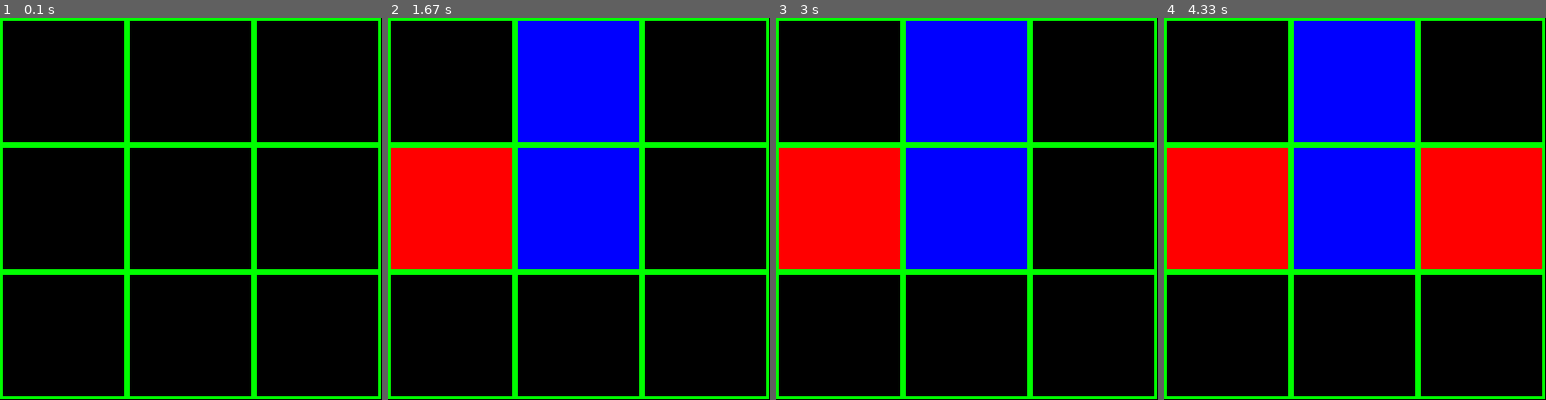
Above: before the commit, frames 1-4 (left to right).
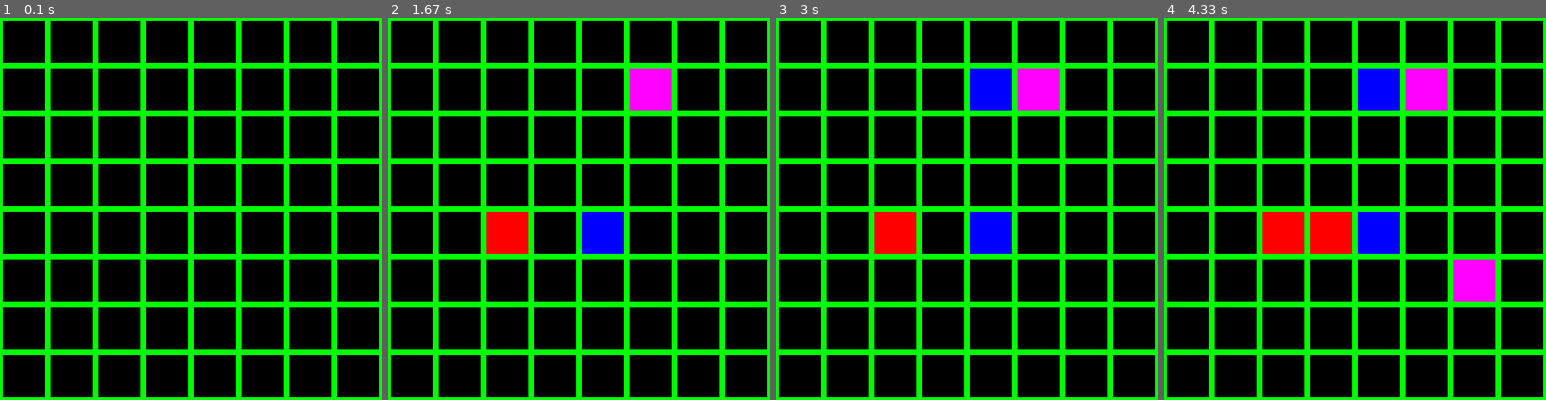
Above: after the commit, the same moments.

Repository: Mahyar-Sahraei/mnk-pygame
Game: pygame game, started from game.py
Two runs of this game, one before a commit and one after it. Both use one fixed random seed, a clock stepped at 60 frames per second and the inputs below.
Inputs (mouse positions are in pixels of both pictures, inside the frame that each line leads up to):
- Up to frame 1 (0.1 s): no input
- Up to frame 2 (1.67 s): click (579, 209) at 0.38 s; click (487, 212) at 0.83 s; move the mouse to (632, 75) at 1.13 s; click (632, 75) at 1.42 s
- Up to frame 3 (3 s): move the mouse to (974, 79) at 1.83 s; click (974, 79) at 2.18 s; move the mouse to (967, 254) at 2.67 s
- Up to frame 4 (4.33 s): click (1355, 254) at 3.07 s; move the mouse to (1454, 270) at 3.6 s; click (1454, 270) at 4.05 s

The runs differ from the first frame. In frame 1, 25% of the frame differs, in the area x 0-100%, y 0-100%; in frame 2, 47%; in frame 3, 46%; in frame 4, 54%.

Commit message:
added three player mode

Diff:
--- a/game.py
+++ b/game.py
@@ -10,6 +10,7 @@
 G_COLOR = (0x00, 0xFF, 0x00) # Grid color
 X_COLOR = (0x00, 0x00, 0xFF) # X player's color
 O_COLOR = (0xFF, 0x00, 0x00) # O player's color
+Z_COLOR = (0xFF, 0x00, 0xFF) # Z player's color
 L_COLOR = (0xFF, 0xFF, 0x00) # Win line color
 
 class Game:
@@ -67,6 +68,9 @@
                 elif block == State.O:
                     pygame.draw.rect(screen, O_COLOR,
                         pygame.Rect(x * self.block_h, y * self.block_w, self.block_h, self.block_w))
+                elif block == State.Z:
+                    pygame.draw.rect(screen, Z_COLOR,
+                        pygame.Rect(x * self.block_h, y * self.block_w, self.block_h, self.block_w))
 
         #Draw grid
         for x in range(0, self.width):
@@ -107,6 +111,8 @@
     def get_next(self, state : State):
         if state == State.X:
             return State.O
+        if state == State.O:
+            return State.Z
         return State.X
 
 if __name__ == "__main__":
--- a/paper.py
+++ b/paper.py
@@ -1,14 +1,15 @@
 import enum
 
-BOARD_W = 3 # Number of vertical cells (M value)
-BOARD_H = 3 # Number of horizontal cells (N value)
-WIN_C = 3   # Number of cells in a row to win (K value)
+BOARD_W = 8 # Number of vertical cells (M value)
+BOARD_H = 8 # Number of horizontal cells (N value)
+WIN_C = 5   # Number of cells in a row to win (K value)
 
 class State(enum.Enum):
     N = -1 # Invalid Position
     E = 0  # Empty Block
     X = 1  # X Block
     O = 2  # O Block
+    Z = 3  # Z Block
 
 
 class Paper:
